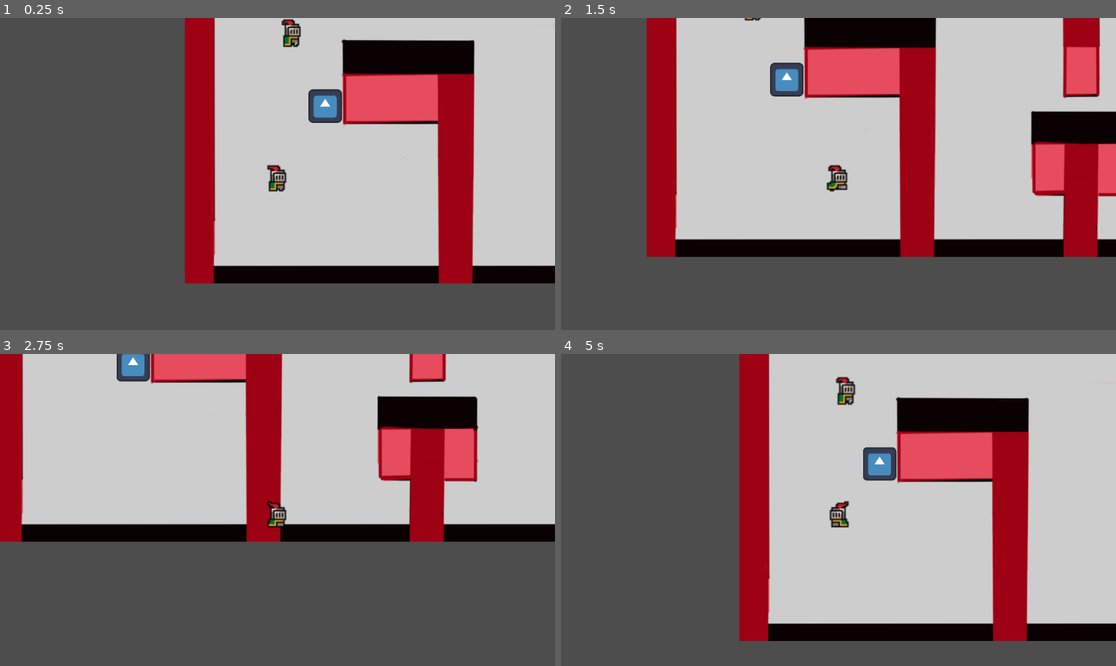
Above: before the commit, frames 1-4 (two rows, left to right).
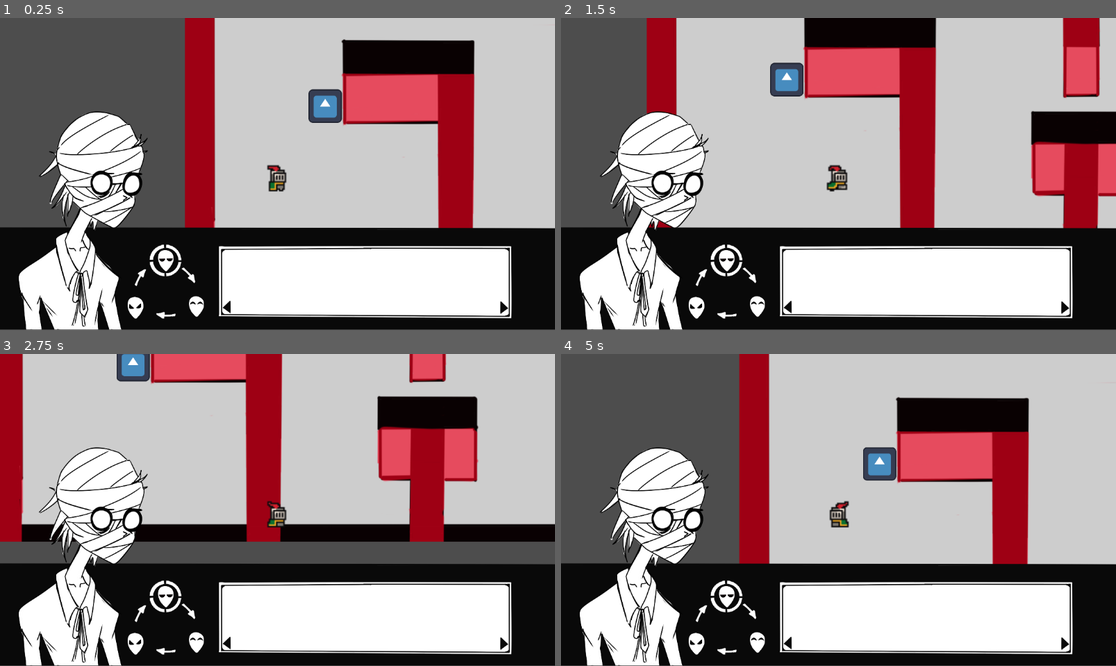
Above: after the commit, the same moments.

Repository: IvanGutsev/PlovdivGameJam2026
Game: Godot game, scene res://Scenes/main.tscn
The game is run twice, just before and just after one commit, with the same random seed, the same clock (stepped at 60 frames per second) and the same inputs. The engine's default icon, where the game draws it, is replaced by a stand-in: a white triangle on a blue panel in a dark square.
Inputs:
- Up to frame 1 (0.25 s): no input
- Up to frame 2 (1.5 s): tap Enter (ui_accept) at 0.5, 0.77 s; hold D (right) 0.53-1.28 s; hold E (interact) 0.53-1.28 s; hold S (down) from 1.28 s (still down); tap M (mask and unmask) at 1.35 s
- Up to frame 3 (2.75 s): tap Enter (ui_accept) at 1.52 s; release S (down) at 2.03 s; hold D (right) from 2.03 s (still down); hold E (interact) from 2.03 s (still down)
- Up to frame 4 (5 s): release D (right) at 2.78 s; release E (interact) at 2.78 s; hold W (up) 2.78-3.53 s; tap M (mask and unmask) at 2.85, 4.35 s; tap Enter (ui_accept) at 3.02, 3.77, 4.52 s; hold E (interact) 3.53-4.28 s; hold A (left) from 3.53 s (still down)

The runs differ from the first frame. In frame 1, 37% of the frame differs, in the area x 0-100%, y 0-100%; in frame 2, 35%; in frame 3, 37%, in the area x 0-100%, y 29-100%; in frame 4, 37%.

Commit message:
You can never have too many backups

Diff:
--- a/Dialogue/dialogue_box.tscn
+++ b/Dialogue/dialogue_box.tscn
@@ -1,7 +1,6 @@
 [gd_scene format=3 uid="uid://emfqptl31amd"]
 
 [ext_resource type="Script" uid="uid://bo8vrt841ioit" path="res://Scripts/dialogue_box.gd" id="1_e3xam"]
-[ext_resource type="Texture2D" uid="uid://b1uauctvj5vqb" path="res://Assets/inventory-background.png" id="1_lovb2"]
 
 [node name="DialogueBox" type="Control" unique_id=1232382886]
 layout_mode = 3
@@ -12,9 +11,10 @@
 
 [node name="NinePatchRect" type="NinePatchRect" parent="." unique_id=1392193886]
 layout_mode = 0
-offset_right = 305.0
-offset_bottom = 144.0
-texture = ExtResource("1_lovb2")
+offset_left = 7.0
+offset_top = 5.0
+offset_right = 520.0
+offset_bottom = 129.0
 patch_margin_left = 3
 patch_margin_top = 3
 patch_margin_right = 3
@@ -28,14 +28,16 @@
 offset_right = 61.0
 offset_bottom = 18.0
 scale = Vector2(1.345, 1.345)
+theme_override_colors/default_color = Color(0, 0, 0, 1)
 text = "name"
 
 [node name="Text" type="RichTextLabel" parent="NinePatchRect" unique_id=698714824]
 layout_mode = 0
 offset_left = 4.0
 offset_top = 19.0
-offset_right = 736.49994
-offset_bottom = 318.99997
+offset_right = 1248.9999
+offset_bottom = 261.49997
 scale = Vector2(0.4, 0.4)
+theme_override_colors/default_color = Color(0, 0, 0, 1)
 theme_override_font_sizes/normal_font_size = 50
 text = "talking..."
--- a/Scenes/canvas_layer.tscn
+++ b/Scenes/canvas_layer.tscn
@@ -1,8 +1,14 @@
 [gd_scene format=3 uid="uid://bsj8ueuo3quoh"]
 
 [ext_resource type="PackedScene" uid="uid://emfqptl31amd" path="res://Dialogue/dialogue_box.tscn" id="1_5oaki"]
+[ext_resource type="Texture2D" uid="uid://b6juqxkoybffm" path="res://Assets/Untitled_Artwork 51.png" id="1_q85f0"]
 
 [node name="CanvasLayer" type="CanvasLayer" unique_id=184912528]
+
+[node name="UntitledArtwork51" type="Sprite2D" parent="." unique_id=1071245153]
+position = Vector2(569, 361)
+scale = Vector2(0.4, 0.4)
+texture = ExtResource("1_q85f0")
 
 [node name="Control" type="Control" parent="." unique_id=175501586]
 layout_mode = 3
@@ -12,10 +18,10 @@
 
 [node name="VBoxContainer" type="VBoxContainer" parent="Control" unique_id=1444453250]
 layout_mode = 0
-offset_left = 845.0
-offset_top = 506.0
-offset_right = 885.0
-offset_bottom = 546.0
+offset_left = 471.0
+offset_top = 477.0
+offset_right = 511.0
+offset_bottom = 517.0
 
 [node name="DialogueBox" parent="Control/VBoxContainer" unique_id=1232382886 instance=ExtResource("1_5oaki")]
 layout_mode = 2
--- a/Scenes/main.tscn
+++ b/Scenes/main.tscn
@@ -21,7 +21,7 @@
 [node name="CanvasLayer" parent="Player/Camera2D" unique_id=184912528 instance=ExtResource("4_21xkr")]
 
 [node name="NPC" parent="." unique_id=248751030 instance=ExtResource("2_bo1nx")]
-position = Vector2(10, -100)
+position = Vector2(45, -215)
 
 [node name="Mask" parent="." unique_id=1775335883 instance=ExtResource("4_jjvhh")]
 position = Vector2(33, -47)
Binary file added: Assets/Untitled_Artwork 51.png
Not shown, added: Assets/Untitled_Artwork 51.png.import
